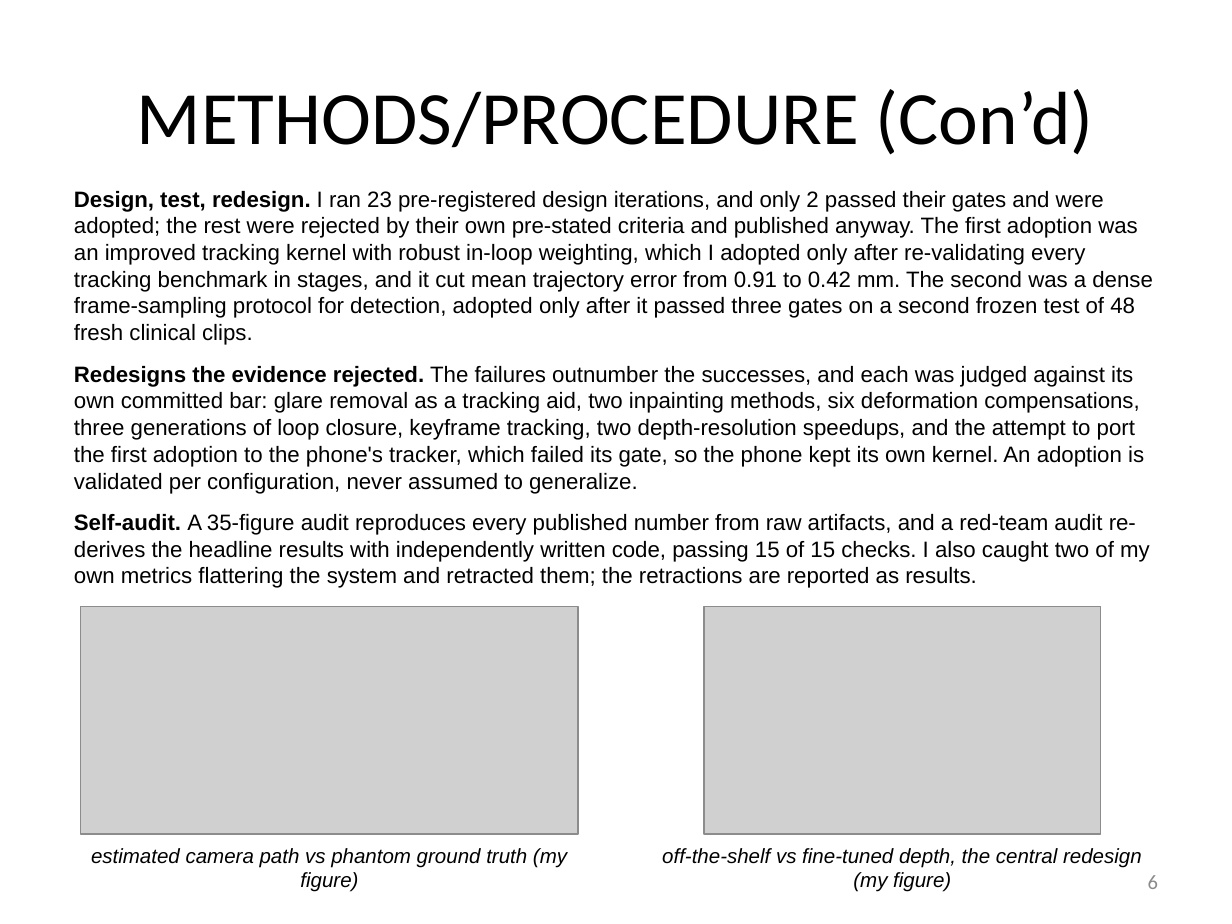
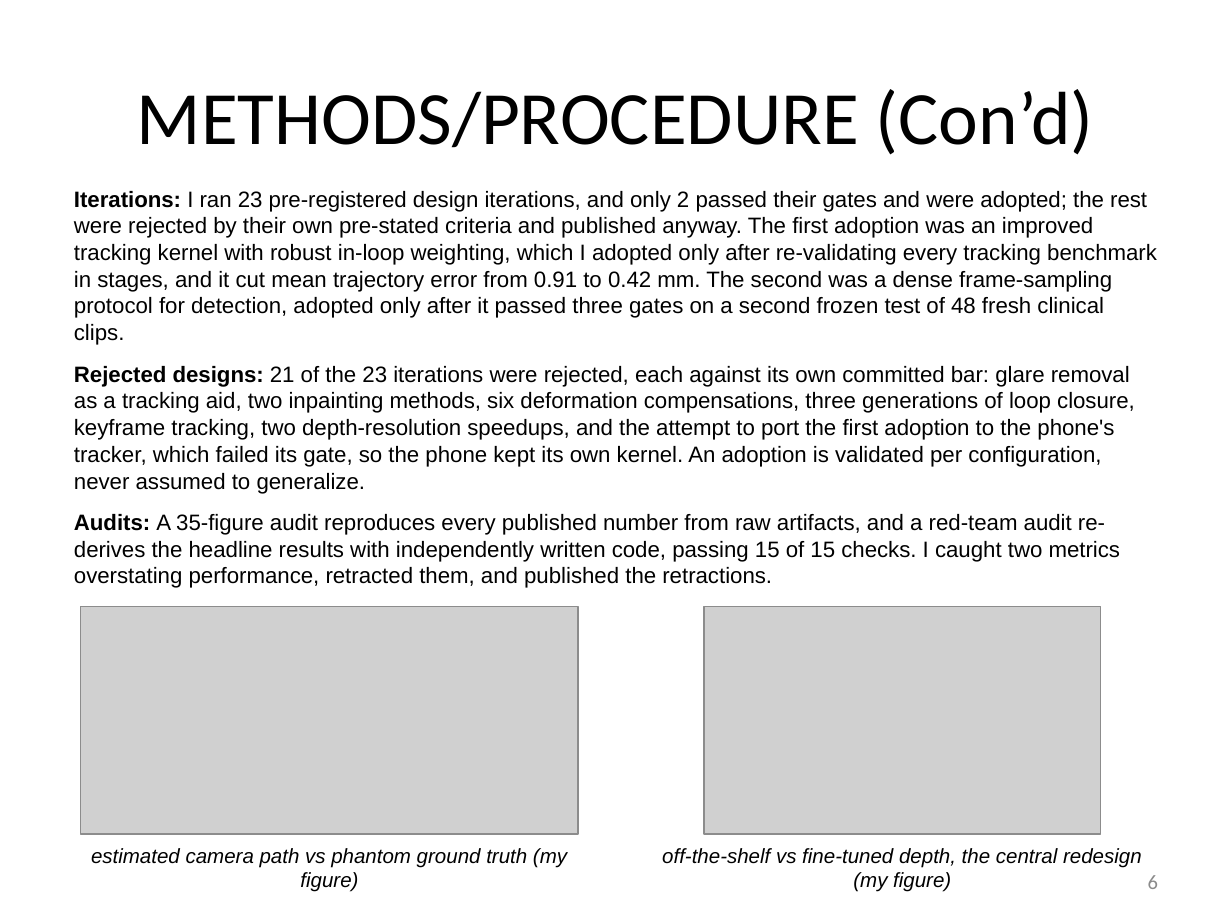
Before and after one commit to bluMoonx/EndoscopicMonocularSLAM, a slide deck: slide 6 of presentation/Argus_GSDSEF_2027_Digital_Presentation.pptx. Drawn at 1232x924 pixels with LibreOffice and Linux fonts; fonts in the diff are those of the drawing; grey boxes stand for pictures. Boxes give left, top, right and bottom in pixels: in the first picture for what was removed or moved away, otherwise in the second. Text is boxed around its words. In the diff, an @@ line names an element or a change of style, - is before the commit and + after.

Commit message:
Deck tone: plain report labels, no rhetorical phrasing
Bold lead-ins are now short labels with colons (Problem, Background,
Goal, Origin, Research question, Datasets, Hardware, Software,
Repository, Validation, Pre-registration, Iterations, Rejected
designs, Audits, Negatives, Central finding, Coverage metric, Errors,
Redesign causes, Answer, Comparison, Limitations). Flourish phrases
removed throughout the body text. Validation passes; all slides
re-rendered.

```diff
--- a/presentation/Argus_GSDSEF_2027_Digital_Presentation.pptx
+++ b/presentation/Argus_GSDSEF_2027_Digital_Presentation.pptx
@@ text at [74, 191, 1157, 588]: text changed @@
-Design, test, redesign. I ran 23 pre-registered design iterations, and only 2 passed their gates and were adopted; the rest were rejected by their own pre-stated criteria and published anyway. The first adoption was an improved tracking kernel with robust in-loop weighting, which I adopted only after re-validating every tracking benchmark in stages, and it cut mean trajectory error from 0.91 to 0.42 mm. The second was a dense frame-sampling protocol for detection, adopted only after it passed three gates on a second frozen test of 48 fresh clinical clips.
-Redesigns the evidence rejected. The failures outnumber the successes, and each was judged against its own committed bar: glare removal as a tracking aid, two inpainting methods, six deformation compensations, three generations of loop closure, keyframe tracking, two depth-resolution speedups, and the attempt to port the first adoption to the phone's tracker, which failed its gate, so the phone kept its own kernel. An adoption is validated per configuration, never assumed to generalize.
-Self-audit. A 35-figure audit reproduces every published number from raw artifacts, and a red-team audit re-derives the headline results with independently written code, passing 15 of 15 checks. I also caught two of my own metrics flattering the system and retracted them; the retractions are reported as results.
+Iterations: I ran 23 pre-registered design iterations, and only 2 passed their gates and were adopted; the rest were rejected by their own pre-stated criteria and published anyway. The first adoption was an improved tracking kernel with robust in-loop weighting, which I adopted only after re-validating every tracking benchmark in stages, and it cut mean trajectory error from 0.91 to 0.42 mm. The second was a dense frame-sampling protocol for detection, adopted only after it passed three gates on a second frozen test of 48 fresh clinical clips.
+Rejected designs: 21 of the 23 iterations were rejected, each against its own committed bar: glare removal as a tracking aid, two inpainting methods, six deformation compensations, three generations of loop closure, keyframe tracking, two depth-resolution speedups, and the attempt to port the first adoption to the phone's tracker, which failed its gate, so the phone kept its own kernel. An adoption is validated per configuration, never assumed to generalize.
+Audits: A 35-figure audit reproduces every published number from raw artifacts, and a red-team audit re-derives the headline results with independently written code, passing 15 of 15 checks. I caught two metrics overstating performance, retracted them, and published the retractions.
```
Also in this commit, not shown: 6 other slides changed, 1 other file.
